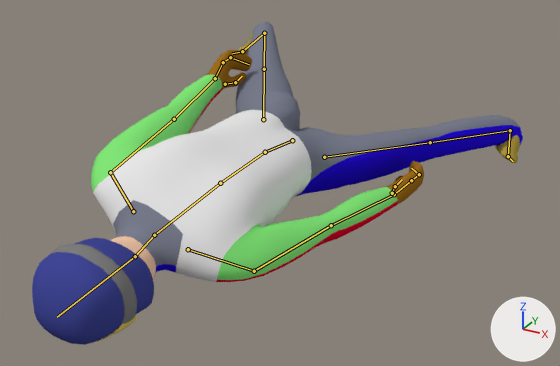
What one commit did to the Blender file Assets/Models/Characters/jumper.blend.
One viewpoint serves both versions: a camera (50 mm lens) standing at (0.826, -2.397, 0.866) and looking at (-0.011, -0.873, 0.104). Arrows for +X, +Y and +Z are at lower right; the lights stay in place. The older version comes first. Both versions are drawn at frame 24 of the action 'Flight-Lo.LeftRot'; the numbers are the values there. The bones that change, and the others that lie on the model, are drawn over the model as lines.

In view in the first picture: 'Cube', 'Goggles', 'Helmet'.
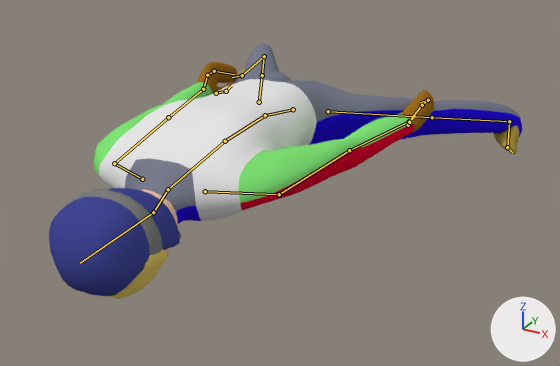
Where the change shows, as pixel boxes [x1, y1, x2, y2] in the pictures (560 x 366 px):
'Cube', posed (19% shorter): before [91, 22, 523, 283]; after [93, 44, 522, 256]
'Helmet', posed (8% wider): before [32, 238, 154, 345]; after [49, 188, 181, 296]
'Goggles', posed (15% wider, 12% taller): before [49, 244, 137, 342]; after [66, 189, 167, 299]
bone 'Hips', root to tip: before (292, 140) to (265, 152); after (293, 109) to (265, 115)

The change in detail:
Bone 'Hips' (bone_hips) moves from (0.0, -0.59, 0.89) to (0.0, -0.512, 0.883).
Bone 'Hips' (bone_hips) turns from (76, -2, -22) to (74, 3, 0) degrees about its own x, y and z.
Bone 'Leg IK.R' (bone_leg_ik_r) moves from (-0.519, 0.116, 0.229) to (-0.519, 0.122, 0.093).
